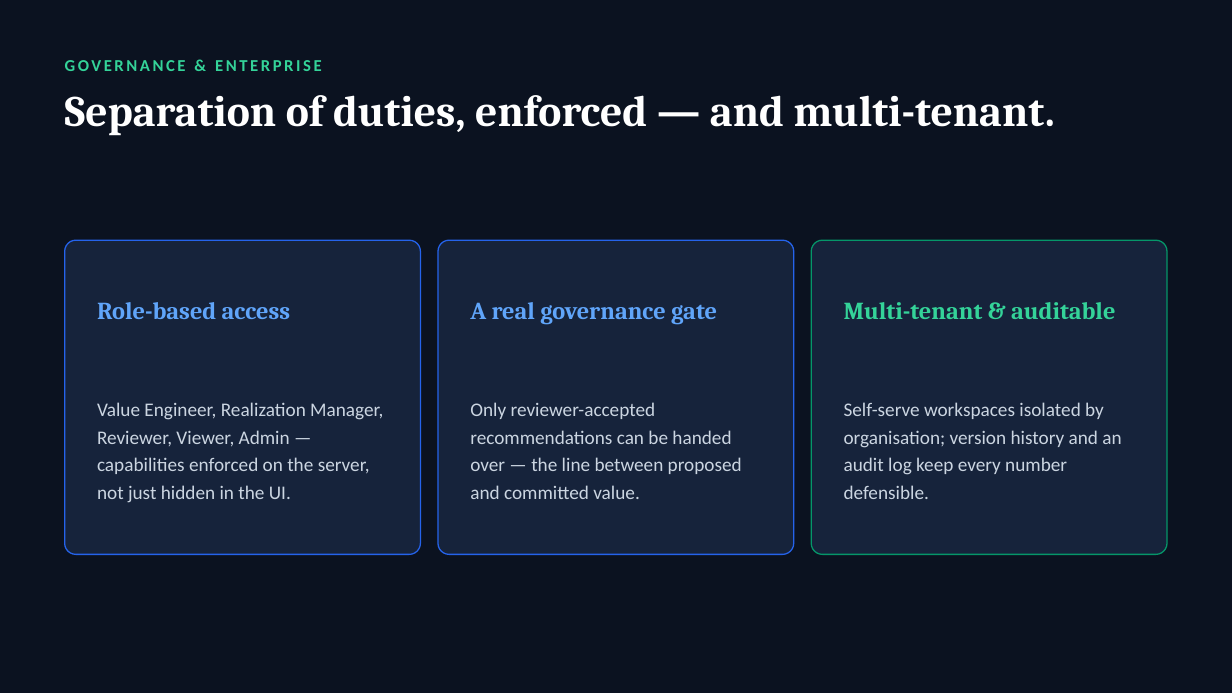
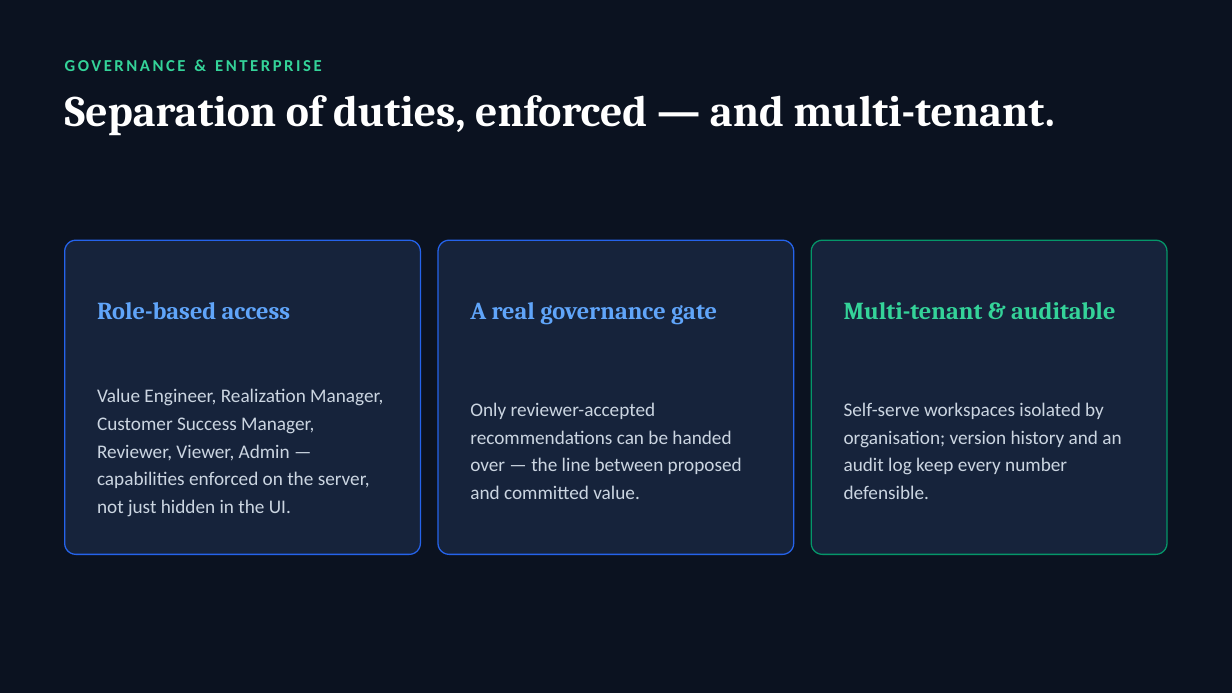
Before and after one commit to paulojorge1963/value-lifecycle-platform, a slide deck: slide 12 of demo-kit/ValueLifecycle-Solution-Overview.pptx (slide 11 before the commit). Drawn at 1232x693 pixels with LibreOffice and Linux fonts; fonts in the diff are those of the drawing. Boxes give left, top, right and bottom in pixels: in the first picture for what was removed or moved away, otherwise in the second. Text is boxed around its words. In the diff, an @@ line names an element or a change of style, - is before the commit and + after.

```diff
--- a/demo-kit/ValueLifecycle-Solution-Overview.pptx
+++ b/demo-kit/ValueLifecycle-Solution-Overview.pptx
@@ text at (97, 388, 383, 517): text changed @@
-Value Engineer, Realization Manager, Reviewer, Viewer, Admin — capabilities enforced on the server, not just hidden in the UI.
+Value Engineer, Realization Manager, Customer Success Manager, Reviewer, Viewer, Admin — capabilities enforced on the server, not just hidden in the UI.
```
Also in this commit, not shown: 1 other slide changed, 1 slide added, 2 other files.
